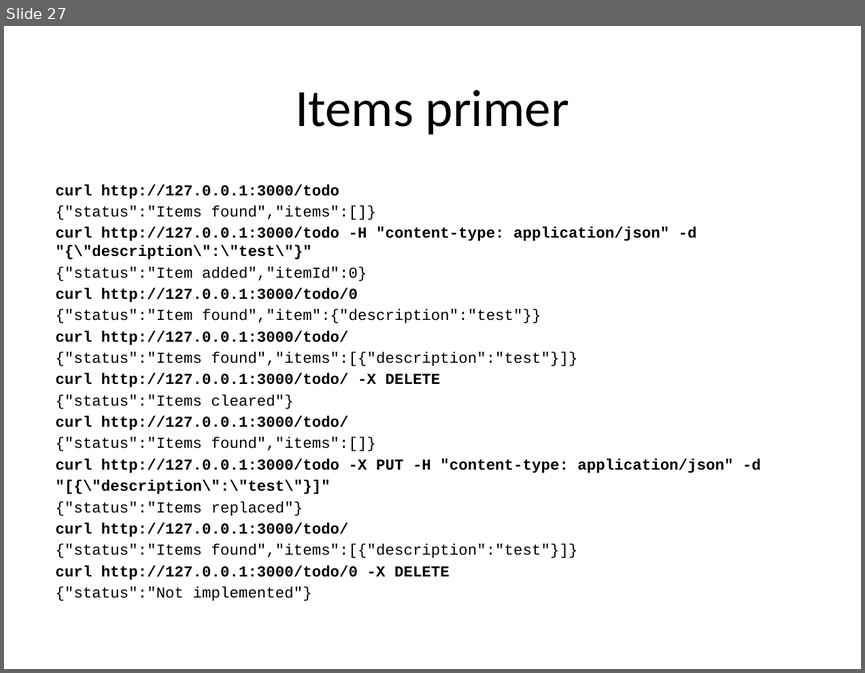
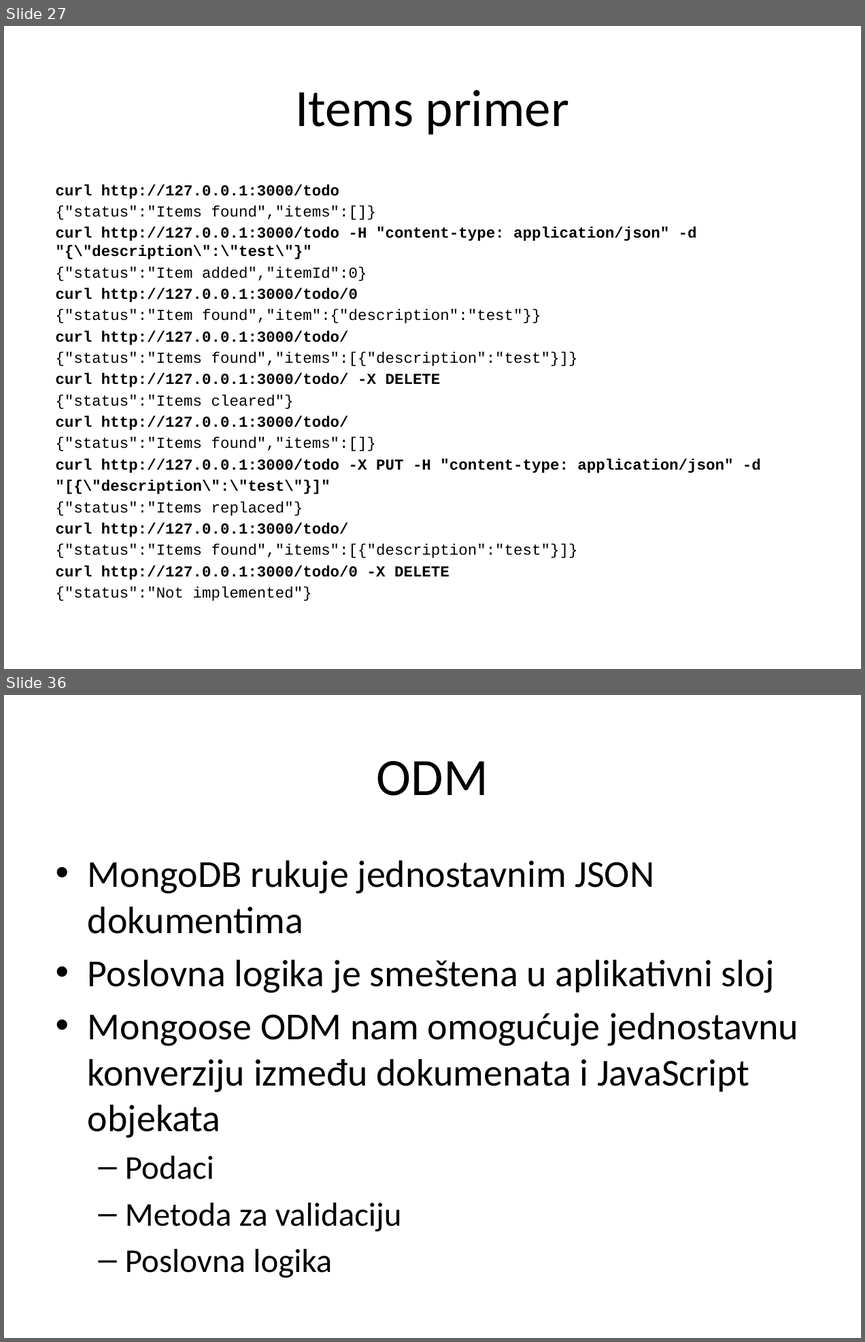
Before and after one commit to XWS2016/BackEnd, a slide deck: 02_REST_servisi/BackEnd_02_REST_servisi.pptx. Shown one above the other, each under a label of ours: slide 27 before the commit, slides 27 and 36 after it; the slides between them are not shown. The pictures are 865x673 and 865x1342 pixels, drawn with LibreOffice and Linux fonts; fonts in the diff are those of the drawing. Boxes give left, top, right and bottom in pixels: in the first picture for what was removed or moved away, otherwise in the second. Text is boxed around its words. In the diff, an @@ line names an element or a change of style, - is before the commit and + after.

```diff
--- a/02_REST_servisi/BackEnd_02_REST_servisi.pptx
+++ b/02_REST_servisi/BackEnd_02_REST_servisi.pptx
@@ slide 36 added at (x1=4, y1=695, x2=861, y2=1338), background #FFFFFF @@
@@ title added at (x1=377, y1=761, x2=488, y2=796), 44 pt, text #000000 @@
+ODM
@@ text added at (x1=88, y1=860, x2=798, y2=1278), 32 pt, text #000000 @@
+• MongoDB rukuje jednostavnim JSON dokumentima
+• Poslovna logika je smeštena u aplikativni sloj
+• Mongoose ODM nam omogućuje jednostavnu konverziju između dokumenata i JavaScript objekata
+  – Podaci
+  – Metoda za validaciju
+  – Poslovna logika
```
Also in this commit, not shown: 1 slide changed, 13 other slides added, 12 other files.
